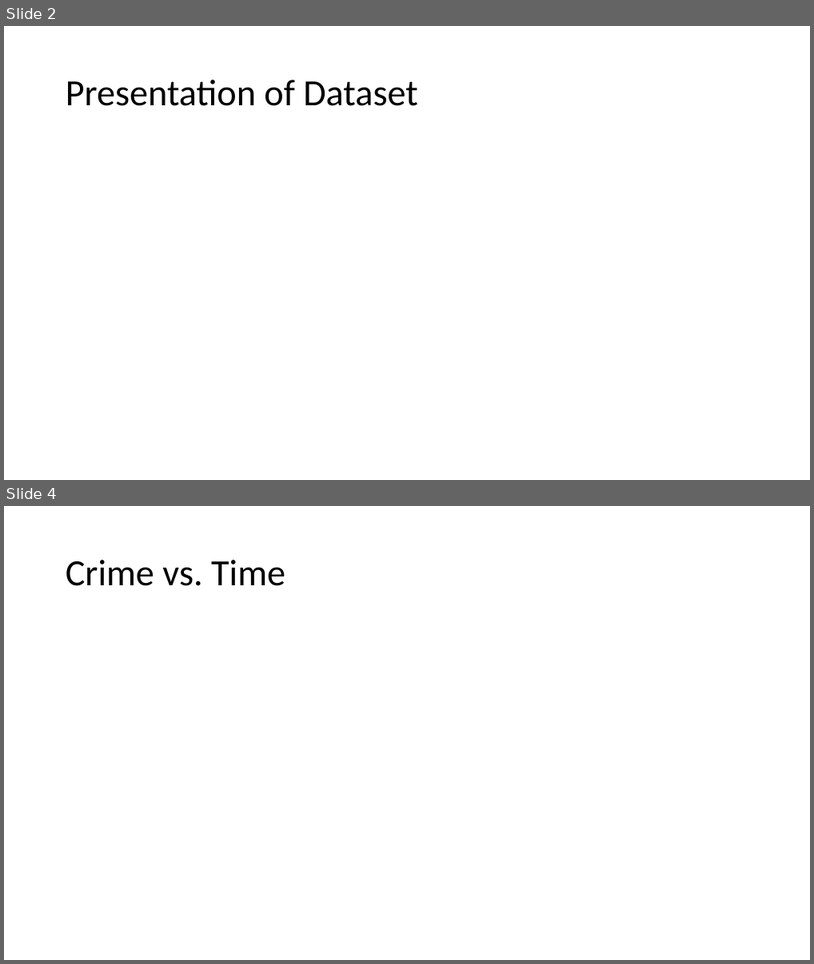
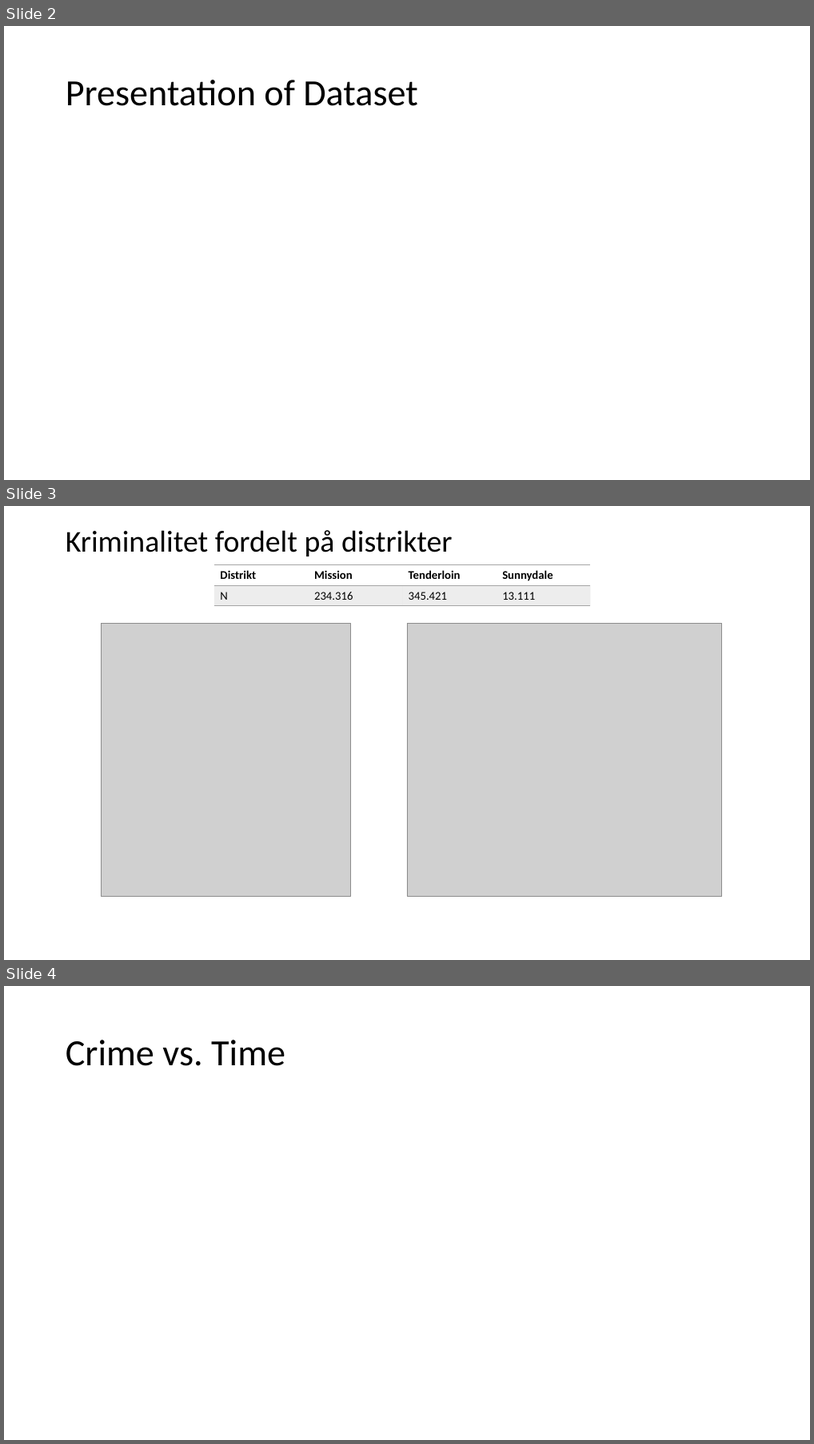
Before and after one commit to CarolineFuglsang/san_francisco_crime_data, a slide deck: presentation/San Francisco Crime Data.pptx. Shown one above the other, each under a label of ours: slides 2 and 4 before the commit, slides 2, 3 and 4 after it; the slides between them are not shown. The pictures are 814x964 and 814x1444 pixels, drawn with LibreOffice and Linux fonts; fonts in the diff are those of the drawing; grey boxes stand for pictures. Boxes give left, top, right and bottom in pixels: in the first picture for what was removed or moved away, otherwise in the second. Text is boxed around its words. In the diff, an @@ line names an element or a change of style, - is before the commit and + after.

```diff
--- a/presentation/San Francisco Crime Data.pptx
+++ b/presentation/San Francisco Crime Data.pptx
@@ slide 3 added at (x1=4, y1=506, x2=810, y2=960), background #FFFFFF @@
@@ title added at (x1=66, y1=530, x2=452, y2=556), 36 pt, text #000000 @@
+Kriminalitet fordelt på distrikter
@@ table added at (x1=214, y1=565, x2=592, y2=606), 2 rows, 4 columns @@
+Distrikt | Mission | Tenderloin | Sunnydale
+N | 234.316 | 345.421 | 13.111
@@ picture added at (x1=102, y1=623, x2=350, y2=896) @@
@@ picture added at (x1=407, y1=623, x2=722, y2=896) @@
```
Also in this commit, not shown: 1 slide changed, 1 slide removed, 7 other files.
